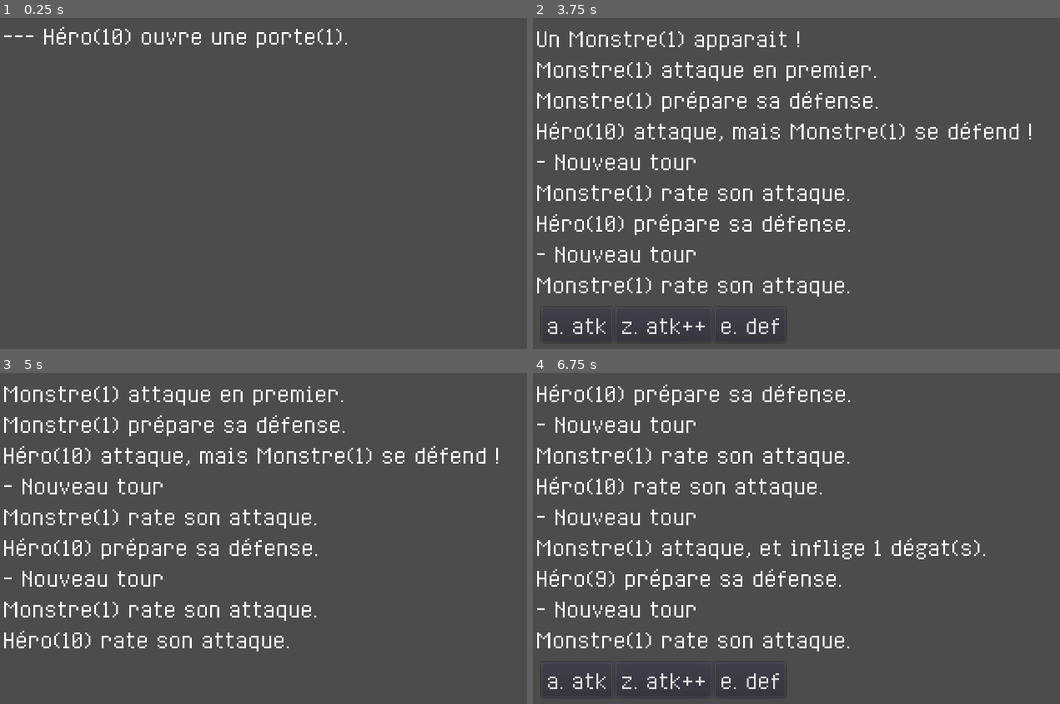
Above: before the commit, frames 1-4 (two rows, left to right).
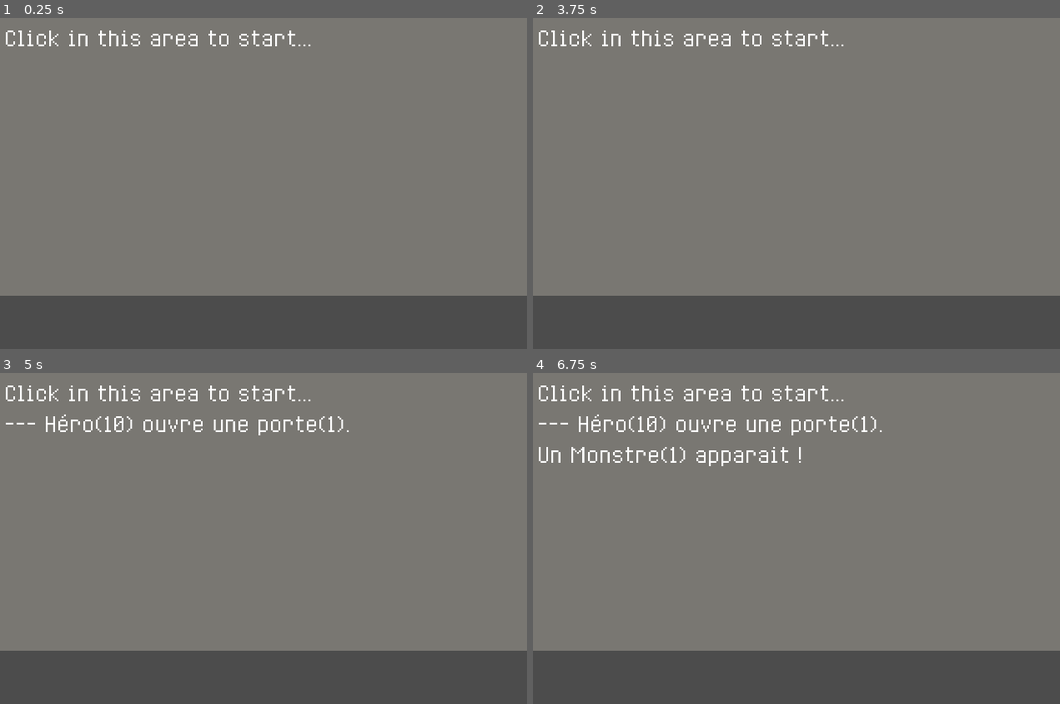
Above: after the commit, the same moments.

Repository: theludovyc/Godot_TextCombatV2
Game: Godot game, scene res://Scene/Game.tscn
The game is run twice, just before and just after one commit, with the same random seed, the same clock (stepped at 60 frames per second) and the same inputs.
Inputs (mouse positions are in pixels of both pictures, inside the frame that each line leads up to):
- Up to frame 1 (0.25 s): no input
- Up to frame 2 (3.75 s): tap Enter (ui_accept) at 0.5, 0.77, 1.07, 2, 2.27, 2.57, 3.5 s; move the mouse to (912, 166) at 0.52 s; tap A (MyKey_0) at 0.6 s; tap Z (MyKey_1) at 0.8, 2.1 s; click (575, 325) at 1.25 s, where only the run before the commit has a clickable "a. atk"; move the mouse to (691, 200) at 2.02 s; tap E (MyKey_2) at 2.3, 2.85 s; move the mouse to (849, 110) at 2.77 s; tap R (MyKey_3) at 3.05, 3.6 s; move the mouse to (770, 249) at 3.52 s
- Up to frame 3 (5 s): tap Enter (ui_accept) at 3.77, 4.07 s; click (237, 604) at 3.8 s; click (131, 680) at 4.25 s, where only the run before the commit has a clickable "z. atk++"
- Up to frame 4 (6.75 s): tap Enter (ui_accept) at 5, 5.27, 5.3, 5.57, 6.5, 6.6 s; move the mouse to (954, 588) at 5.02 s; click (954, 588) at 5.1 s; click (749, 680) at 5.75 s, where only the run before the commit has a clickable "e. def"; move the mouse to (638, 488) at 6.52 s

The runs differ from the first frame. In frame 1, 84% of the frame differs, in the area x 0-100%, y 0-84%; in frame 2, 82%; in frame 3, 82%; in frame 4, 82%.

Commit message:
only mouse

Diff:
--- a/Scene/Game.tscn
+++ b/Scene/Game.tscn
@@ -1,16 +1,38 @@
-[gd_scene load_steps=3 format=2]
+[gd_scene load_steps=4 format=2]
 
 [ext_resource path="res://Script/Game.gd" type="Script" id=1]
 [ext_resource path="res://myTheme.tres" type="Theme" id=2]
 
+[sub_resource type="StyleBoxFlat" id=1]
+bg_color = Color( 0.47451, 0.466667, 0.447059, 1 )
+
 [node name="Game" type="Node"]
 script = ExtResource( 1 )
 
-[node name="RTL" type="RichTextLabel" parent="."]
-margin_left = 3.0
-margin_top = 3.0
-margin_right = 635.0
-margin_bottom = 339.0
+[node name="Panel" type="Panel" parent="."]
+anchor_right = 1.0
+margin_bottom = 334.0
+custom_styles/panel = SubResource( 1 )
+__meta__ = {
+"_edit_use_anchors_": false
+}
+
+[node name="MarginContainer" type="MarginContainer" parent="Panel"]
+anchor_right = 1.0
+anchor_bottom = 1.0
+custom_constants/margin_right = 5
+custom_constants/margin_top = 5
+custom_constants/margin_left = 5
+custom_constants/margin_bottom = 5
+__meta__ = {
+"_edit_use_anchors_": false
+}
+
+[node name="RTL" type="RichTextLabel" parent="Panel/MarginContainer"]
+margin_left = 5.0
+margin_top = 5.0
+margin_right = 627.0
+margin_bottom = 329.0
 theme = ExtResource( 2 )
 bbcode_enabled = true
 scroll_active = false
@@ -44,27 +66,30 @@
 
 [node name="Button0" type="Button" parent="HBoxContainer"]
 visible = false
-margin_right = 85.0
+margin_right = 111.0
 margin_bottom = 42.0
-text = "a. atk"
+text = "action0"
 
 [node name="Button1" type="Button" parent="HBoxContainer"]
 visible = false
-margin_right = 115.0
+margin_left = 115.0
+margin_right = 222.0
 margin_bottom = 42.0
-text = "z. atk++"
+text = "action1"
 
 [node name="Button2" type="Button" parent="HBoxContainer"]
 visible = false
-margin_left = 119.0
-margin_right = 204.0
+margin_left = 226.0
+margin_right = 337.0
 margin_bottom = 42.0
-text = "e. def"
+text = "action2"
 
 [node name="Button3" type="Button" parent="HBoxContainer"]
 visible = false
-margin_right = 12.0
+margin_left = 341.0
+margin_right = 452.0
 margin_bottom = 42.0
+text = "action3"
 [connection signal="button_down" from="HBoxContainer/Button0" to="." method="_on_Button0_button_down"]
 [connection signal="button_down" from="HBoxContainer/Button1" to="." method="_on_Button1_button_down"]
 [connection signal="button_down" from="HBoxContainer/Button2" to="." method="_on_Button2_button_down"]
--- a/Script/Game.gd
+++ b/Script/Game.gd
@@ -9,6 +9,8 @@
 preload("ItemCeinture.gd"),
 preload("ItemBotte.gd")]
 
+onready var RTL = $Panel/MarginContainer/RTL
+
 onready var buttons = [$HBoxContainer/Button0,
 $HBoxContainer/Button1,
 $HBoxContainer/Button2,
@@ -38,13 +40,13 @@
 var hero_def=0
 
 func addLine():
-	$RTL.newline()
-
-	if $RTL.get_line_count() > 10:
-		$RTL.remove_line(0)
+	RTL.newline()
+
+	if RTL.get_line_count() > 10:
+		RTL.remove_line(0)
 
 func addText():
-	$RTL.add_text(string_buffer.pop_back())
+	RTL.add_text(string_buffer.pop_back())
 
 func buffer_addLine(s):
 	string_buffer.push_front(s)
@@ -199,6 +201,8 @@
 
 func _ready():
 	randomize()
+
+	buffer_addLine("Click in this area to start...")
 
 	todo_start()
 
@@ -322,27 +326,27 @@
 func todo_help():
 	match state:
 		PLAYER_ATTACK:
-			action_set("a. atk", "z. atk++", "e. def")
+			action_set("atk", "atk++", "def")
 			player_key=3
 			player_keyMax=2
 
 		TREASURE:
 			if treasure.equip:
-				action_set_byId(0, "a.Equiper ")
+				action_set_byId(0, "Equiper ")
 			else:
-				action_set_byId(0, "a.Utiliser ")
-
-			action_set_byId(1, "z.Laisser")
+				action_set_byId(0, "Utiliser ")
+
+			action_set_byId(1, "Laisser")
 			player_key=2
 			player_keyMax=1
 
 		PLAYER_DEATH:
-			action_set("a.Prier", "z.Abandonner")
+			action_set("Prier", "Abandonner")
 			player_key=3
 			player_keyMax=2
 
 		END:
-			action_set("a.Recommencer", "z.Quitter")
+			action_set("Recommencer", "Quitter")
 			player_key=3
 			player_keyMax=2
 
@@ -350,7 +354,7 @@
 	if Input.is_action_just_pressed("mouse_left"):
 		var mousePos = get_viewport().get_mouse_position()
 
-		if $RTL.get_global_rect().has_point(mousePos):
+		if RTL.get_global_rect().has_point(mousePos):
 			return true
 	return false
 
@@ -358,26 +362,12 @@
 	if Input.is_action_just_pressed("ui_cancel"):
 		get_tree().quit()
 
-	if !string_buffer.empty():
-		if Input.is_action_just_pressed("ui_accept") or checkMouse():
-			addLine()
-			addText()
-
-			if string_buffer.empty():
-				todo_help()
-	else:
-		if Input.is_action_just_pressed("MyKey_0"):
-			player_key=0
-			todo()
-		elif Input.is_action_just_pressed("MyKey_1"):
-			player_key=1
-			todo()
-		elif Input.is_action_just_pressed("MyKey_2"):
-			player_key=2
-			todo()
-		elif Input.is_action_just_pressed("MyKey_3"):
-			player_key=3
-			todo()
+	if !string_buffer.empty() and checkMouse():
+		addLine()
+		addText()
+
+		if string_buffer.empty():
+			todo_help()
 	pass
 
 func on_button_down(i:int):
